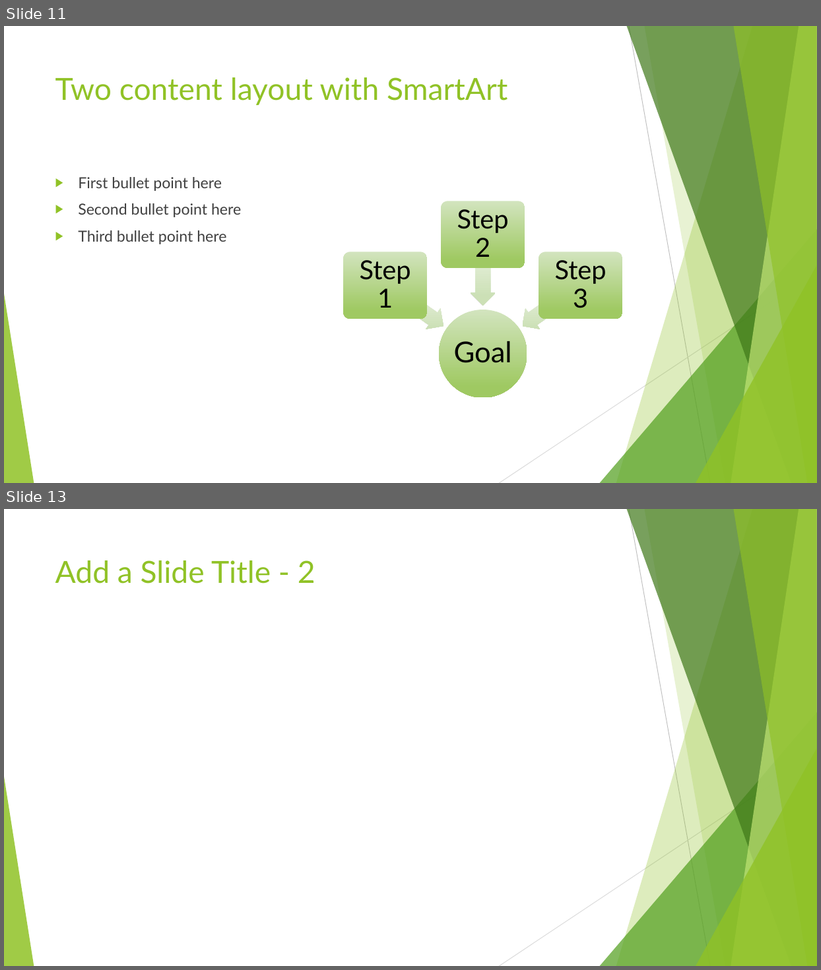
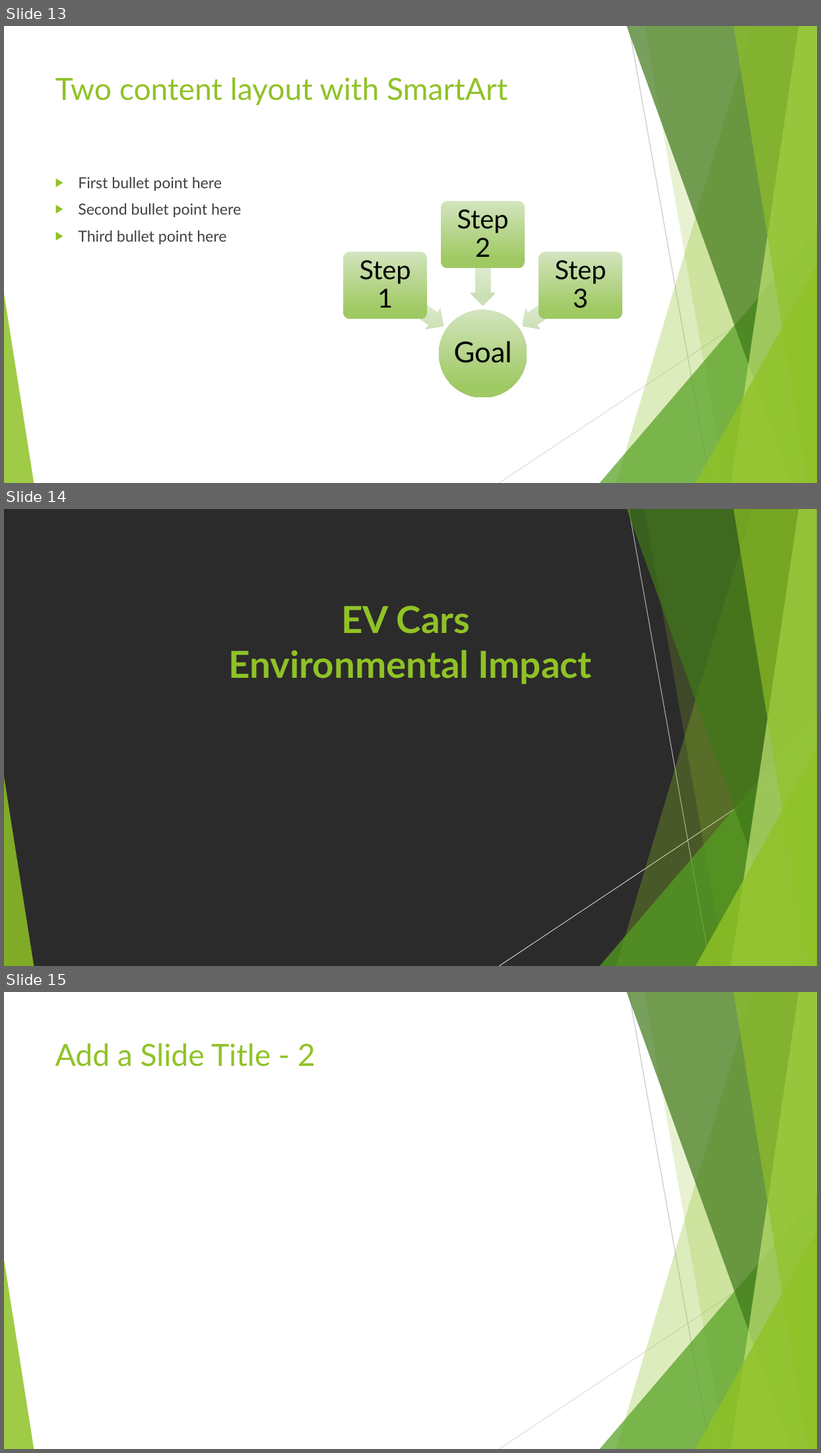
Before and after one commit to Project-JCSA/FL_Electric_Vehicles, a slide deck: Florida_Electric_Vehicles.pptx. Shown one above the other, each under a label of ours: slides 11 and 13 before the commit, slides 13, 14 and 15 after it; the slides between them are not shown. The pictures are 821x970 and 821x1453 pixels, drawn with LibreOffice and Linux fonts; fonts in the diff are those of the drawing; background and template pictures are left out; a plain dark background stands for a picture behind light text. Boxes give left, top, right and bottom in pixels: in the first picture for what was removed or moved away, otherwise in the second. Text is boxed around its words. In the diff, an @@ line names an element or a change of style, - is before the commit and + after.

```diff
--- a/Florida_Electric_Vehicles.pptx
+++ b/Florida_Electric_Vehicles.pptx
@@ slide 14 added at box(4, 509, 817, 966), background picture (left out); not listed: 10 template elements that a slide beside it also shows @@
@@ title added at box(228, 606, 591, 685), 44 pt, text #90C226, bold @@
+EV Cars
+Environmental Impact
@@ what was slide 11 is now slide 13 @@
@@ what was slide 13 is now slide 15 @@
```
Also in this commit, not shown: 1 slide changed, 3 other slides added, 2 slides removed, 1 other file.
